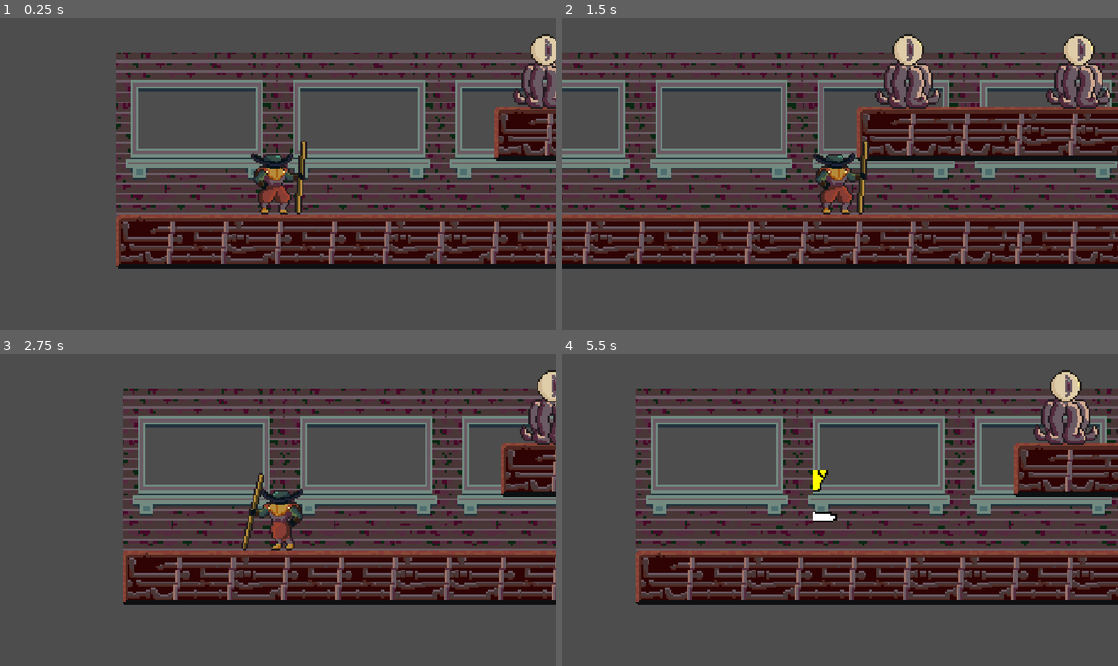
Above: before the commit, frames 1-4 (two rows, left to right).
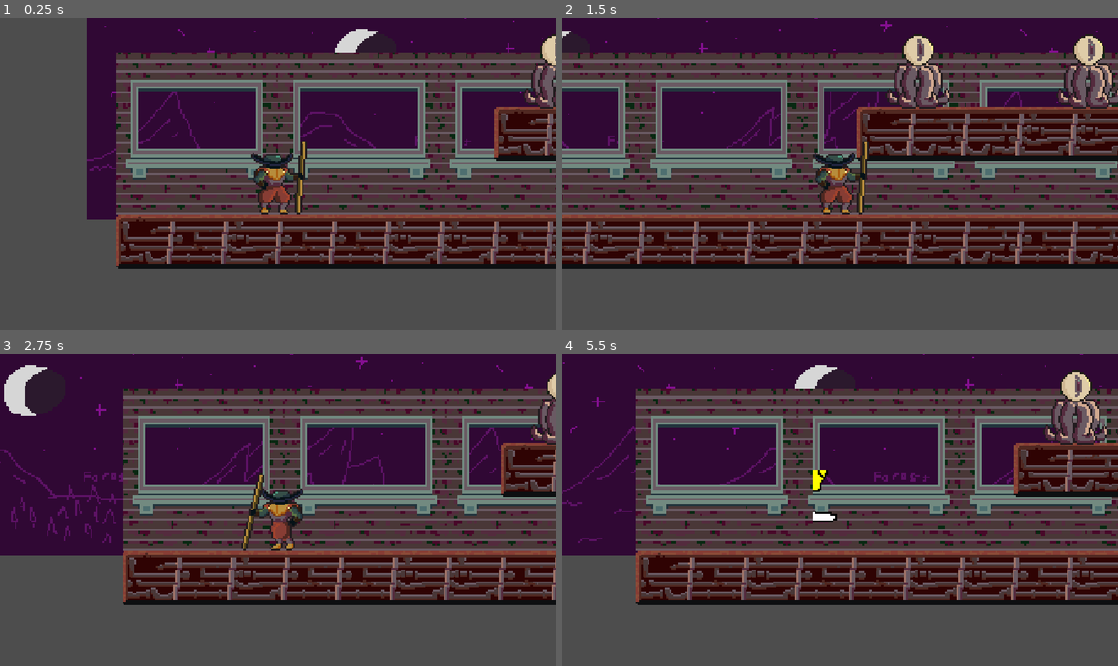
Above: after the commit, the same moments.

Repository: thePand251/Terminal-Lucidity
Game: Godot game, scene res://assets/scenes/areas/game.tscn
Same seed, same stepped clock (60 frames per second), same inputs: the game is played once before the commit and once after it.
Inputs:
- Up to frame 1 (0.25 s): no input
- Up to frame 2 (1.5 s): hold D (right) from 0.53 s (still down); tap Shift (attack) at 0.6 s; tap Space (jump) at 0.77 s; tap I (dash) at 1.35 s
- Up to frame 3 (2.75 s): tap Space (jump) at 1.52 s; release D (right) at 2.03 s; hold A (left) from 2.03 s (still down); tap Shift (attack) at 2.1 s
- Up to frame 4 (5.5 s): release A (left) at 2.78 s; hold D (right) 2.78-4.28 s; tap I (dash) at 2.85, 4.35 s; tap Space (jump) at 3.02, 3.77, 4.52 s; tap Shift (attack) at 3.6, 5.1 s; hold A (left) 4.28-5.03 s; hold D (right) from 5.03 s (still down)

The runs differ from the first frame. In frame 1, 22% of the frame differs, in the area x 15-100%, y 0-65%; in frame 2, 21%; in frame 3, 33%, in the area x 0-100%, y 0-65%; in frame 4, 28%.

Commit message:
added basic background
prob need to resize and whatnot

Diff:
--- a/assets/scenes/areas/game.tscn
+++ b/assets/scenes/areas/game.tscn
@@ -9,6 +9,7 @@
 [ext_resource type="Texture2D" uid="uid://5f8n8s1oisg2" path="res://assets/sprites/Pipe.platform.png" id="3_onuut"]
 [ext_resource type="Texture2D" uid="uid://e8euppumncyu" path="res://assets/sprites/Wall_Tile.1.Pipes.png" id="4_o2f4k"]
 [ext_resource type="Texture2D" uid="uid://gmmhkekd5cvs" path="res://assets/sprites/Wall_window.png" id="4_u7dki"]
+[ext_resource type="Texture2D" uid="uid://bn0f2jf03wr00" path="res://assets/sprites/TEMP_background.png" id="10_fuxi7"]
 
 [sub_resource type="CompressedTexture2D" id="CompressedTexture2D_yqjtg"]
 
@@ -71,9 +72,21 @@
 
 [node name="Area1" type="Node2D" unique_id=1154078562]
 
+[node name="Parallax2D" type="Parallax2D" parent="." unique_id=1930424950]
+scroll_scale = Vector2(0.2, 0.2)
+repeat_size = Vector2(384, 0)
+autoscroll = Vector2(-80, 0)
+repeat_times = 3
+follow_viewport = false
+ignore_camera_scroll = true
+
+[node name="Sprite2D" type="Sprite2D" parent="Parallax2D" unique_id=1590353238]
+position = Vector2(483, 35)
+texture = ExtResource("10_fuxi7")
+
 [node name="Icon" type="Sprite2D" parent="." unique_id=647738531]
-position = Vector2(100, 89)
-scale = Vector2(12, -13)
+position = Vector2(15.999992, 152)
+scale = Vector2(96, -76.00001)
 texture = SubResource("CompressedTexture2D_yqjtg")
 
 [node name="TileMap" type="TileMap" parent="." unique_id=1450906168]
@@ -98,13 +111,10 @@
 jumpHeight = 1.9
 
 [node name="Node2D" type="Node2D" parent="." unique_id=1980890221]
+position = Vector2(6, 4)
 
 [node name="EnemyTest" parent="Node2D" unique_id=597877175 instance=ExtResource("3_l3gui")]
 position = Vector2(260, -4)
 
 [node name="EnemyTest2" parent="Node2D" unique_id=2015663886 instance=ExtResource("3_l3gui")]
 position = Vector2(159, -3)
-
-[node name="ParallaxBackground" type="ParallaxBackground" parent="." unique_id=465880961]
-
-[node name="Sprite2D" type="Sprite2D" parent="ParallaxBackground" unique_id=1590353238]
